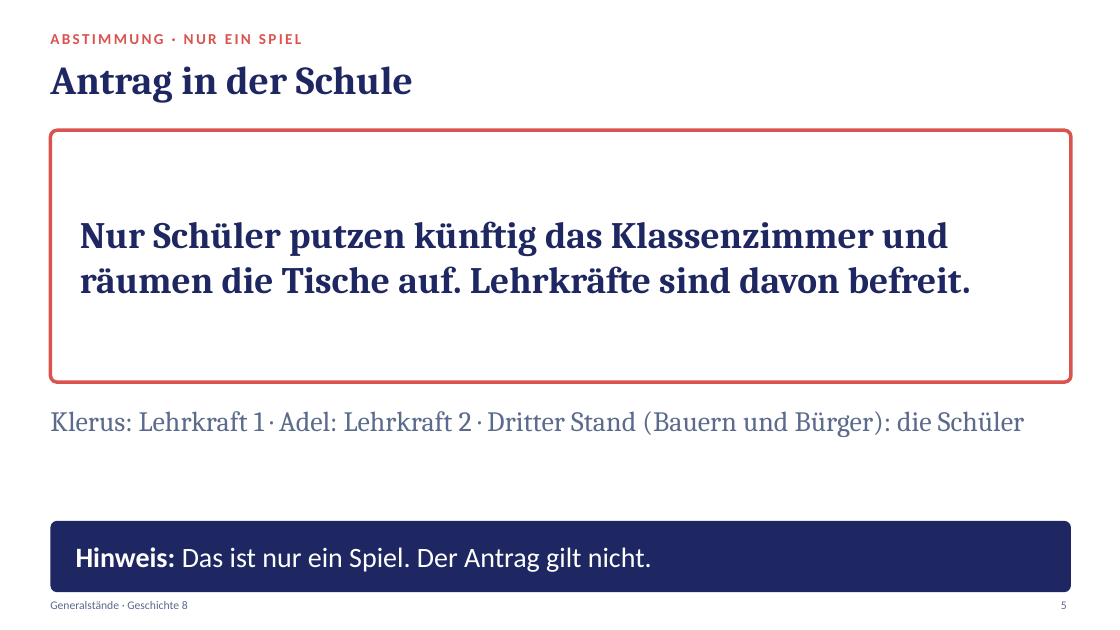
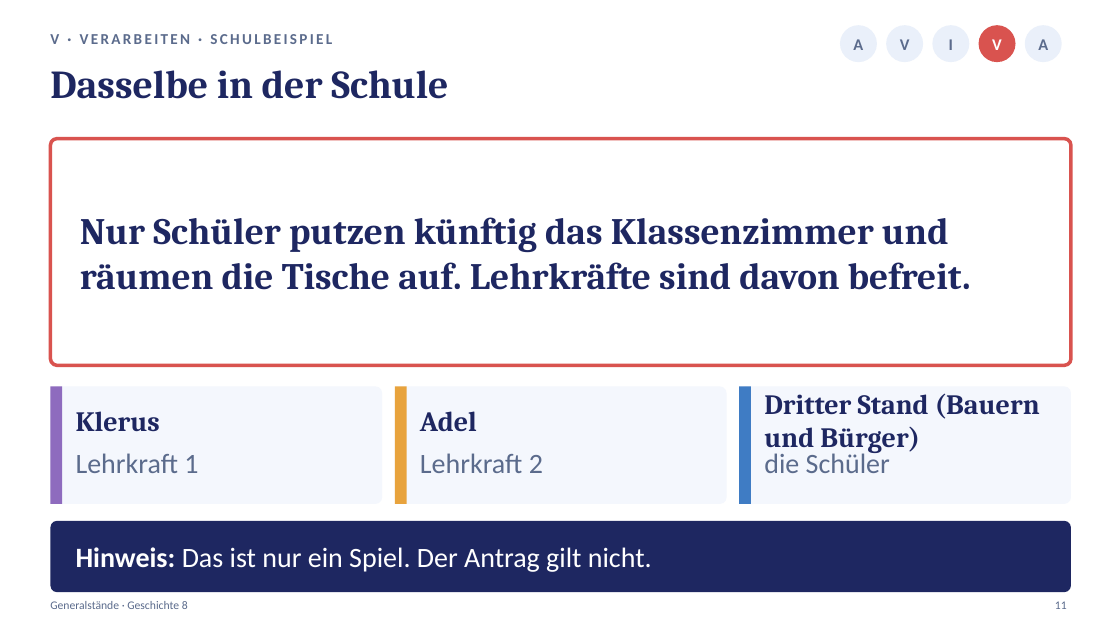
Before and after one commit to golzkonstantin-gif/Schule, a slide deck: slide 11 of Geschichte_8/Generalstaende_Stunde1/Praesentation_Generalstaende_Stunde1.pptx (slide 4 before the commit). Drawn at 1120x630 pixels with LibreOffice and Linux fonts; fonts in the diff are those of the drawing. Boxes give left, top, right and bottom in pixels: in the first picture for what was removed or moved away, otherwise in the second. Text is boxed around its words. In the diff, an @@ line names an element or a change of style, - is before the commit and + after.

```diff
--- a/Geschichte_8/Generalstaende_Stunde1/Praesentation_Generalstaende_Stunde1.pptx
+++ b/Geschichte_8/Generalstaende_Stunde1/Praesentation_Generalstaende_Stunde1.pptx
@@ ellipse added at <box>840,25,877,62</box>, fill #EAF0FA @@
@@ ellipse added at <box>886,25,923,62</box>, fill #EAF0FA @@
@@ ellipse added at <box>933,25,970,62</box>, fill #EAF0FA @@
@@ ellipse added at <box>979,25,1016,62</box>, fill #D9534F @@
@@ ellipse added at <box>1025,25,1062,62</box>, fill #EAF0FA @@
@@ text removed at <box>50,34,301,44</box> @@
-ABSTIMMUNG · NUR EIN SPIEL
@@ text added at <box>50,34,332,44</box>, 13 pt, text #5B6B8C, bold @@
+V · VERARBEITEN · SCHULBEISPIEL
@@ text added at <box>853,39,863,50</box>, 14 pt, text #5B6B8C, bold @@
+A
@@ text added at <box>900,39,910,50</box>, 14 pt, text #5B6B8C, bold @@
+V
@@ text added at <box>949,39,953,50</box>, 14 pt, text #5B6B8C, bold @@
+I
@@ text added at <box>992,39,1002,50</box>, 14 pt, text #FFFFFF, bold @@
+V
@@ text added at <box>1038,39,1048,50</box>, 14 pt, text #5B6B8C, bold @@
+A
@@ text at <box>50,70,448,99</box>: text changed @@
-Antrag in der Schule
+Dasselbe in der Schule
@@ rounded rectangle: place and size @@
-rounded rectangle at <box>50,130,1071,382</box>
+rounded rectangle at <box>50,139,1071,365</box>
@@ rounded rectangle at <box>50,139,1071,365</box>: proportions changed @@
@@ text "Nur Schüler putzen künftig das ...": place and size @@
-text "Nur Schüler putzen künftig das ..." at <box>80,221,971,294</box>
+text "Nur Schüler putzen künftig das ..." at <box>80,217,971,290</box>
@@ rounded rectangle added at <box>50,386,382,504</box>, fill #F4F7FD @@
@@ rectangle added at <box>50,386,62,504</box>, fill #8E6BBE @@
@@ rounded rectangle added at <box>395,386,727,504</box>, fill #F4F7FD @@
@@ rectangle added at <box>395,386,407,504</box>, fill #E8A33D @@
@@ rounded rectangle added at <box>739,386,1071,504</box>, fill #F4F7FD @@
@@ rectangle added at <box>739,386,751,504</box>, fill #3F7CC4 @@
@@ text added at <box>76,411,160,432</box>, 24 pt, text #1E2761, bold @@
+Klerus
@@ text added at <box>420,411,477,431</box>, 24 pt, text #1E2761, bold @@
+Adel
@@ text at <box>764,393,1040,454</box>: text changed; text colour #5B6B8C to #1E2761; bold on @@
-Klerus: Lehrkraft 1 · Adel: Lehrkraft 2 · Dritter Stand (Bauern und Bürger): die Schüler
+Dritter Stand (Bauern und Bürger)
@@ text "Dritter Stand (Bauern und Bürger)" at <box>764,393,1040,454</box>: vertical alignment top to middle @@
@@ text added at <box>76,453,198,473</box>, 24 pt, text #5B6B8C @@
+Lehrkraft 1
@@ text added at <box>420,453,543,473</box>, 24 pt, text #5B6B8C @@
+Lehrkraft 2
@@ text added at <box>764,450,890,473</box>, 24 pt, text #5B6B8C @@
+die Schüler
@@ text at <box>1055,601,1067,609</box>: text changed @@
-5
+11
```
Also in this commit, not shown: 4 other slides changed, 11 slides added, 1 slide removed, 7 other files.
